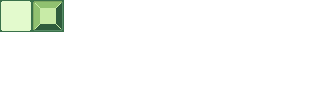
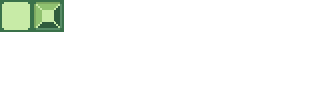
Two versions of the same layered image (320×96). Layer-by-layer changes:
painted on "Layer" over (1, 1, 63, 31)
